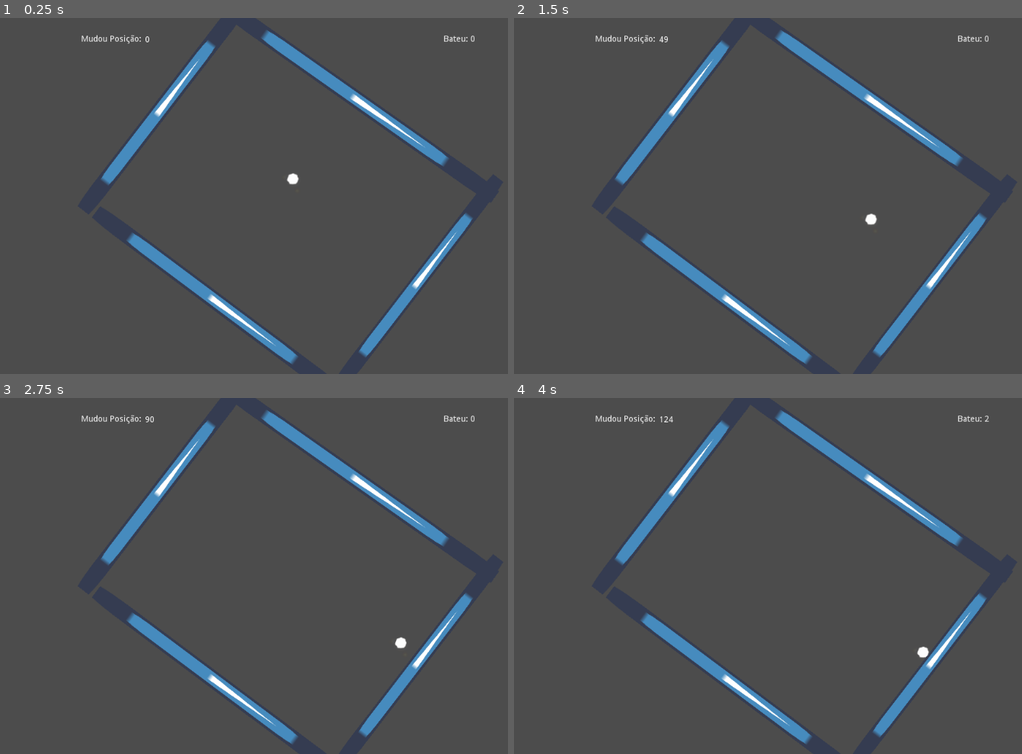
Above: before the commit, frames 1-4 (two rows, left to right).
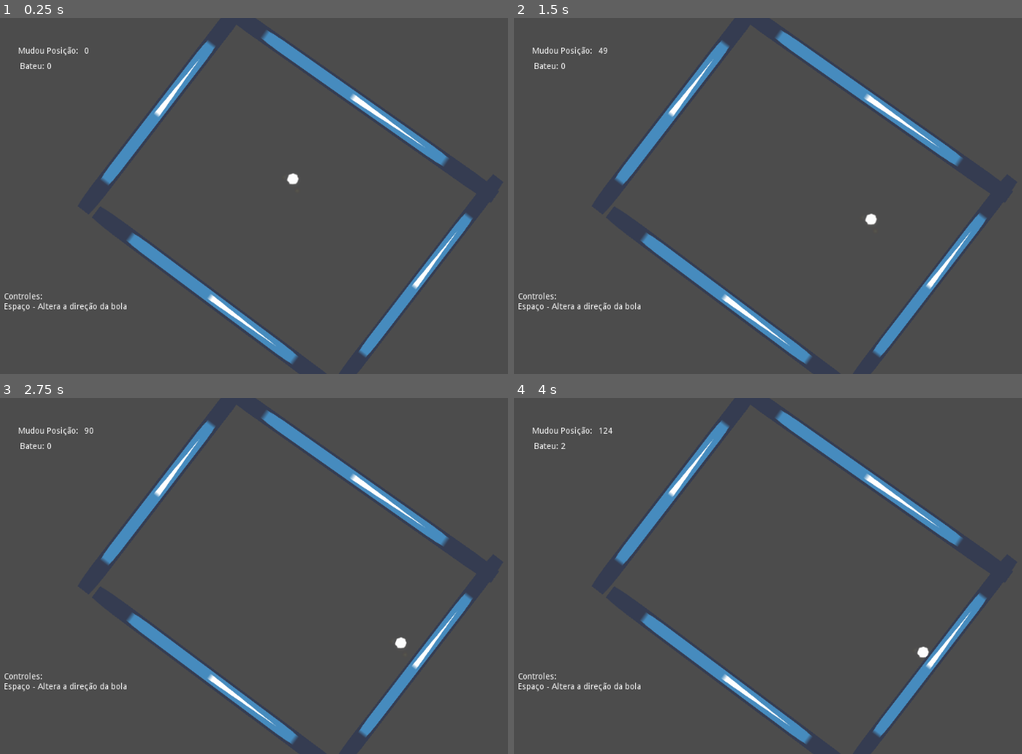
Above: after the commit, the same moments.

Repository: joaovbr0/atividade-27-11-computa-o-grafica
Game: Godot game, scene res://Cena/atividade29.tscn
Same seed, same stepped clock (60 frames per second), same inputs: the game is played once before the commit and once after it. Before the commit the project has no main scene; this scene is started directly in both runs. The engine's default icon, where the game draws it, is replaced by a stand-in: a white triangle on a blue panel in a dark square.
Inputs:
- Up to frame 1 (0.25 s): no input
- Up to frame 2 (1.5 s): hold Space (mudarposição) 0.53-1.28 s; tap Space (mudarposição) at 1.35 s
- Up to frame 3 (2.75 s): hold Space (mudarposição) from 2.03 s (still down)
- Up to frame 4 (4 s): release Space (mudarposição) at 2.78 s; tap Space (mudarposição) at 2.85 s; hold Space (mudarposição) from 3.53 s (still down)

The runs differ from the first frame. In frame 1, 0.6% of the frame differs, in the area x 0-94%, y 4-83%; in frame 2, 0.6%; in frame 3, 0.6%; in frame 4, 0.6%.

Commit message:
Add files via upload

Diff:
--- a/atividade29/Cena/atividade29.tscn
+++ b/atividade29/Cena/atividade29.tscn
@@ -64,7 +64,6 @@
 texture = ExtResource( 3 )
 
 [node name="direita2" type="RigidBody2D" parent="direita"]
-scale = Vector2( 1, 1 )
 mode = 1
 
 [node name="CollisionShape2D" type="CollisionShape2D" parent="direita/direita2"]
@@ -99,7 +98,6 @@
 shape = SubResource( 2 )
 
 [node name="baixo2" type="RigidBody2D" parent="baixo"]
-scale = Vector2( 1, 1 )
 mode = 1
 
 [node name="CollisionShape2D" type="CollisionShape2D" parent="baixo/baixo2"]
@@ -122,7 +120,6 @@
 shape = SubResource( 2 )
 
 [node name="cima2" type="RigidBody2D" parent="cima"]
-scale = Vector2( 1, 1 )
 mode = 1
 
 [node name="CollisionShape2D" type="CollisionShape2D" parent="cima/cima2"]
@@ -130,35 +127,55 @@
 scale = Vector2( 3.34236, 3.19735 )
 shape = SubResource( 2 )
 
+[node name="placa2" type="Label" parent="."]
+margin_left = 117.0
+margin_top = 75.0
+margin_right = 158.0
+margin_bottom = 89.0
+text = "0"
+__meta__ = {
+"_edit_group_": true
+}
+
+[node name="bateu" type="Label" parent="."]
+margin_left = 72.0
+margin_top = 75.0
+margin_right = 113.0
+margin_bottom = 89.0
+text = "Bateu:"
+__meta__ = {
+"_edit_group_": true
+}
+
+[node name="Menu controles" type="Label" parent="."]
+margin_left = 45.0
+margin_top = 463.0
+margin_right = 252.0
+margin_bottom = 494.0
+text = "Controles:
+Espaço - Altera a direção da bola"
+
+[node name="Mudou" type="Label" parent="."]
+margin_left = 69.0
+margin_top = 49.0
+margin_right = 174.0
+margin_bottom = 63.0
+size_flags_stretch_ratio = 0.0
+text = "Mudou Posição: "
+__meta__ = {
+"_edit_group_": true
+}
+
 [node name="placa1" type="Label" parent="."]
-margin_left = 282.0
-margin_top = 30.0
-margin_right = 387.0
-margin_bottom = 44.0
+margin_left = 180.0
+margin_top = 49.0
+margin_right = 285.0
+margin_bottom = 63.0
 size_flags_stretch_ratio = 0.0
 text = "0"
-
-[node name="placa2" type="Label" parent="."]
-margin_left = 829.0
-margin_top = 29.0
-margin_right = 870.0
-margin_bottom = 43.0
-text = "0"
-
-[node name="Mudou" type="Label" parent="."]
-margin_left = 175.0
-margin_top = 29.0
-margin_right = 215.0
-margin_bottom = 43.0
-size_flags_stretch_ratio = 0.0
-text = "Mudou Posição: "
-
-[node name="bateu" type="Label" parent="."]
-margin_left = 784.0
-margin_top = 29.0
-margin_right = 825.0
-margin_bottom = 43.0
-text = "Bateu:"
+__meta__ = {
+"_edit_group_": true
+}
 
 [connection signal="body_entered" from="esquerda/esquerda" to="." method="_on_esquerda_body_entered"]
 [connection signal="body_entered" from="direita/direita" to="." method="_on_direita_body_entered"]
--- a/atividade29/project.godot
+++ b/atividade29/project.godot
@@ -11,6 +11,7 @@
 [application]
 
 config/name="atividade"
+run/main_scene="res://Cena/atividade29.tscn"
 config/icon="res://icon.png"
 
 [gui]
